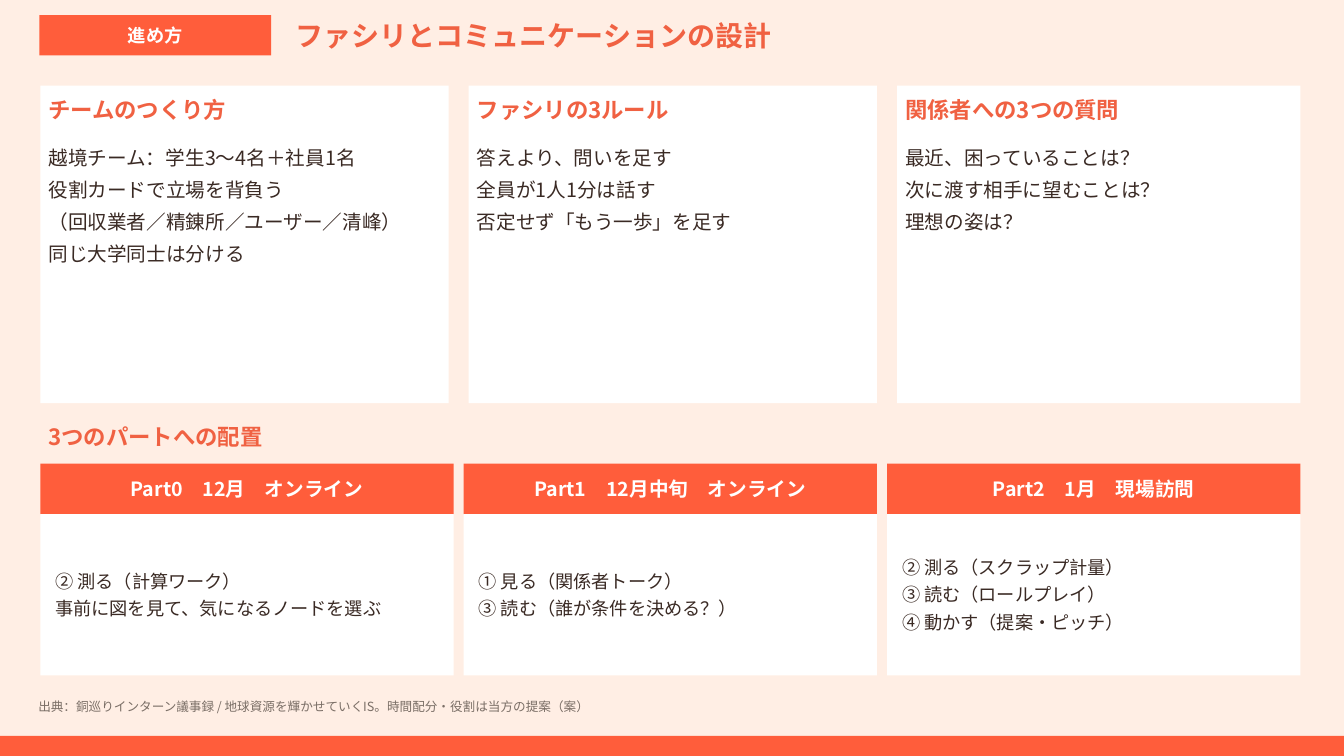
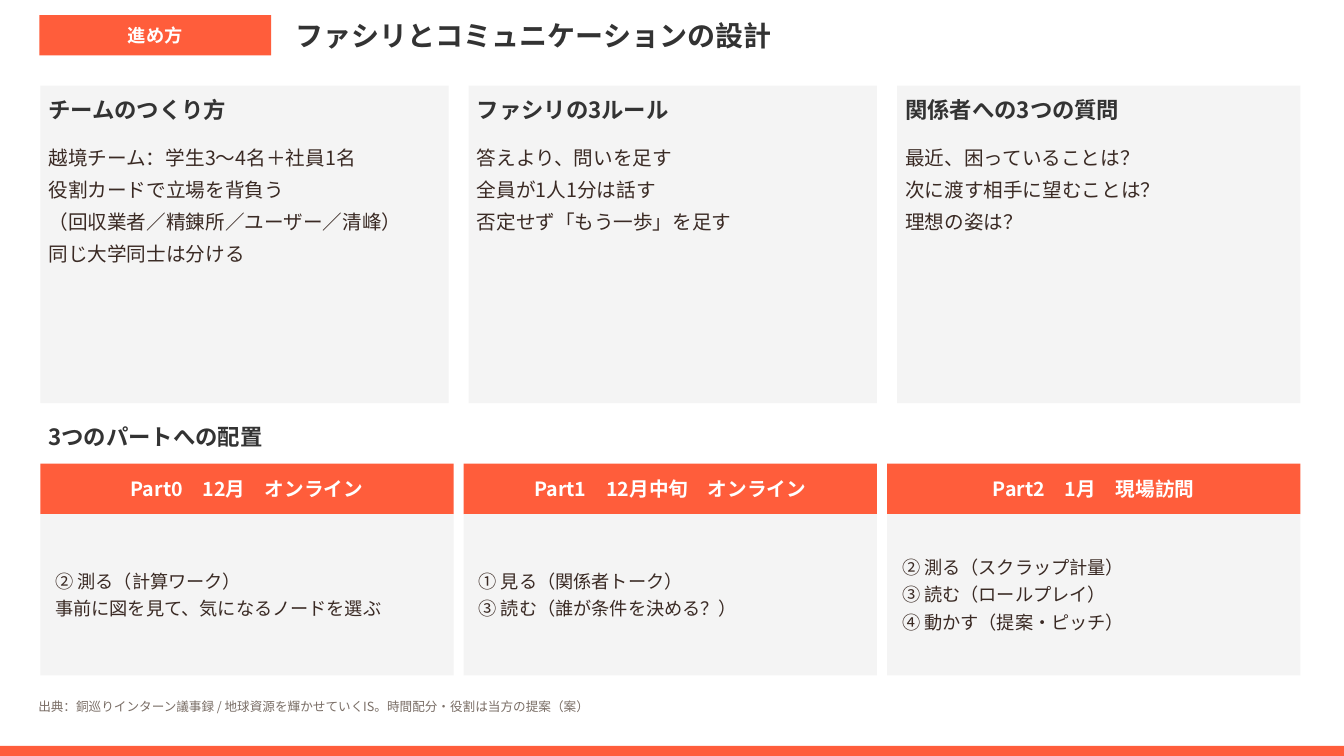
Before and after one commit to tatatatachan/claude, a slide deck: slide 2 of guruguru/guruguru_program_design.pptx. Drawn at 1344x756 pixels with LibreOffice and Linux fonts; fonts in the diff are those of the drawing. Boxes give left, top, right and bottom in pixels: in the first picture for what was removed or moved away, otherwise in the second. Text is boxed around its words. In the diff, an @@ line names an element or a change of style, - is before the commit and + after.

```diff
--- a/guruguru/guruguru_program_design.pptx
+++ b/guruguru/guruguru_program_design.pptx
@@ background #FFEEE4 to #FFFFFF @@
@@ fill #FFFFFF to #F4F4F4 in 6 elements at (40,514,454,676), (464,514,877,676), (887,514,1301,676), (469,86,877,403), (897,86,1301,403), (40,86,449,403) @@
@@ text colour #F06142 to #333333 in 5 elements at (295,22,771,49), (48,99,226,120), (477,100,669,120), (905,99,1119,120), (48,426,262,447) @@
@@ rectangle: place and size @@
-rectangle at (0,736,1344,756)
+rectangle at (0,746,1344,756)
```
Also in this commit, not shown: 2 other slides changed, 5 other files.
